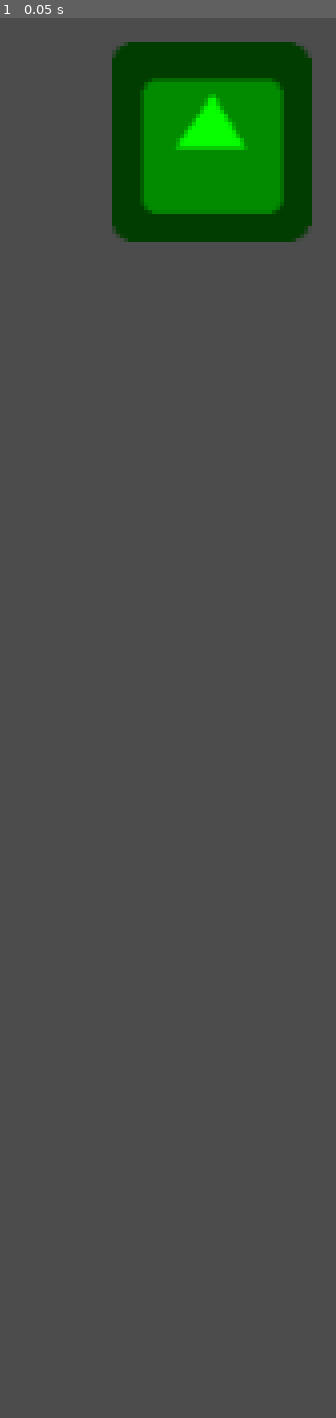
Above: before the commit, frame 1.
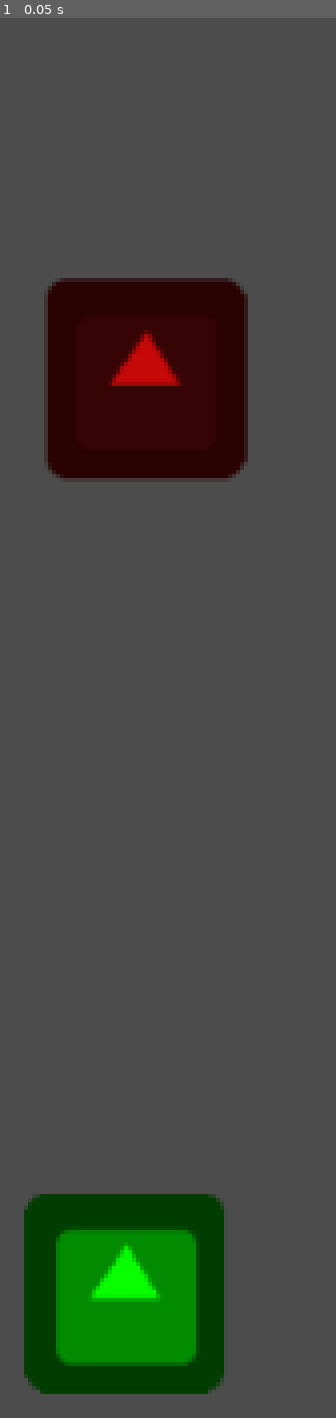
Above: after the commit, the same moment.

Repository: Jimmy-s-Test-Site/20210611_gmtk
Game: Godot game, scene res://Cars/Abdullah/TrackTest.tscn
The game is run twice, just before and just after one commit, with the same random seed, the same clock (stepped at 60 frames per second) and the same inputs. This scene is started directly instead of the project's main scene. The engine's default icon, where the game draws it, is replaced by a stand-in: a white triangle on a blue panel in a dark square.
Inputs:
- Up to frame 1 (0.05 s): no input

The runs differ from the first frame. In frame 1, 25% of the frame differs, in the area x 7-93%, y 1-99%.

Commit message:
test scene for myself

Diff:
--- a/Cars/Abdullah/TrackTest.tscn
+++ b/Cars/Abdullah/TrackTest.tscn
@@ -1,25 +1,35 @@
-[gd_scene load_steps=4 format=2]
+[gd_scene load_steps=5 format=2]
 
 [ext_resource path="res://Cars/Abdullah/Car.tscn" type="PackedScene" id=1]
+[ext_resource path="res://icon.png" type="Texture" id=2]
 
-[sub_resource type="CapsuleShape2D" id=1]
+[sub_resource type="CircleShape2D" id=1]
 
-[sub_resource type="RectangleShape2D" id=2]
-extents = Vector2( 154.09, 62.583 )
+[sub_resource type="NavigationPolygon" id=2]
+vertices = PoolVector2Array( 76.8607, 346.733, 88.7518, 51.809, 493.083, 361.003, 367.027, 477.546, 994.927, 570.303, 864.116, 370.517, 1256.55, 468.032, 1639.48, 698.738, 1442.07, 313.435, 1817.86, 130.297, 1002.06, 58.9442, 833.197, 284.894, 780.872, 113.648 )
+polygons = [ PoolIntArray( 0, 1, 2, 3 ), PoolIntArray( 4, 3, 2, 5, 6 ), PoolIntArray( 7, 4, 6 ), PoolIntArray( 7, 6, 8, 9 ), PoolIntArray( 10, 9, 8, 11, 12 ) ]
+outlines = [ PoolVector2Array( 88.7518, 51.809, 493.083, 361.003, 864.116, 370.517, 1256.55, 468.032, 1442.07, 313.435, 833.197, 284.894, 780.872, 113.648, 1002.06, 58.9442, 1817.86, 130.297, 1639.48, 698.738, 994.927, 570.303, 367.027, 477.546, 76.8607, 346.733 ) ]
 
 [node name="Node2D" type="Node2D"]
+position = Vector2( -729.011, -10.4863 )
 
-[node name="Car" parent="." instance=ExtResource( 1 )]
-position = Vector2( 200.594, 76.8858 )
+[node name="Area2D" type="Area2D" parent="."]
+position = Vector2( 908.576, 163.248 )
 
-[node name="Target" type="Area2D" parent="."]
-
-[node name="CollisionShape2D" type="CollisionShape2D" parent="Target"]
-position = Vector2( 508.378, 85.6746 )
+[node name="CollisionShape2D" type="CollisionShape2D" parent="Area2D"]
 shape = SubResource( 1 )
 
-[node name="StaticBody2D" type="StaticBody2D" parent="."]
+[node name="Sprite" type="Sprite" parent="Area2D"]
+modulate = Color( 0.776471, 0.0352941, 0.0352941, 1 )
+texture = ExtResource( 2 )
 
-[node name="CollisionShape2D" type="CollisionShape2D" parent="StaticBody2D"]
-position = Vector2( 299.004, 252.285 )
-shape = SubResource( 2 )
+[node name="Navigation2D" type="Navigation2D" parent="."]
+
+[node name="NavigationPolygonInstance" type="NavigationPolygonInstance" parent="Navigation2D"]
+position = Vector2( 7.13513, 2.37842 )
+navpoly = SubResource( 2 )
+
+[node name="Car" parent="Navigation2D" instance=ExtResource( 1 )]
+position = Vector2( 902.171, 456.14 )
+target = NodePath("../../Area2D")
+car_speed = 400
